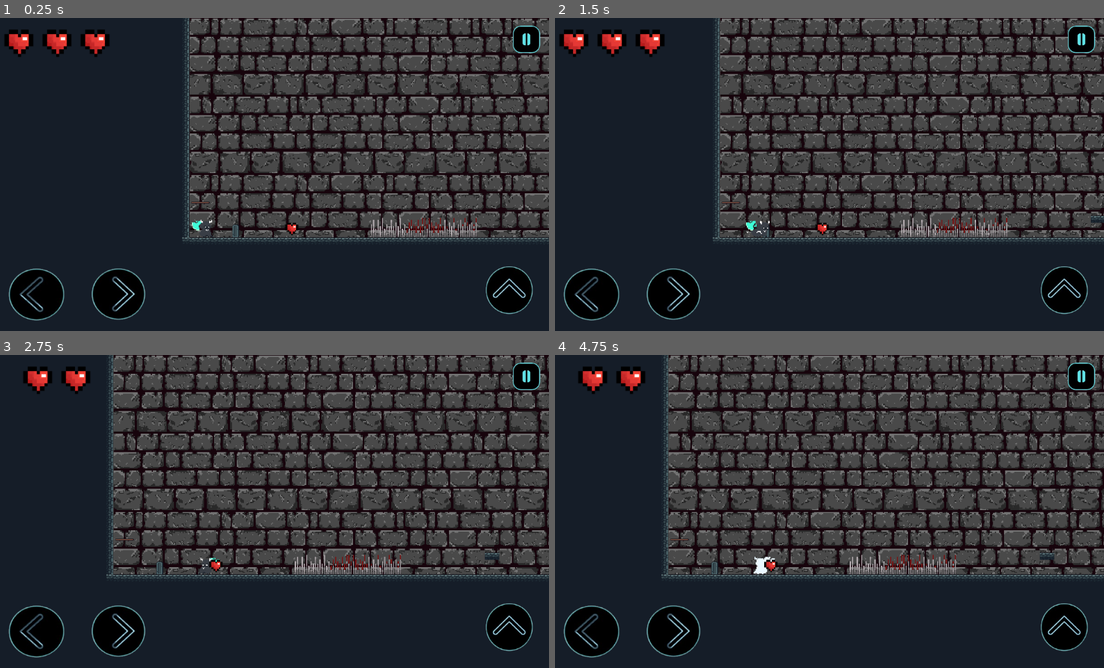
Above: before the commit, frames 1-4 (two rows, left to right).
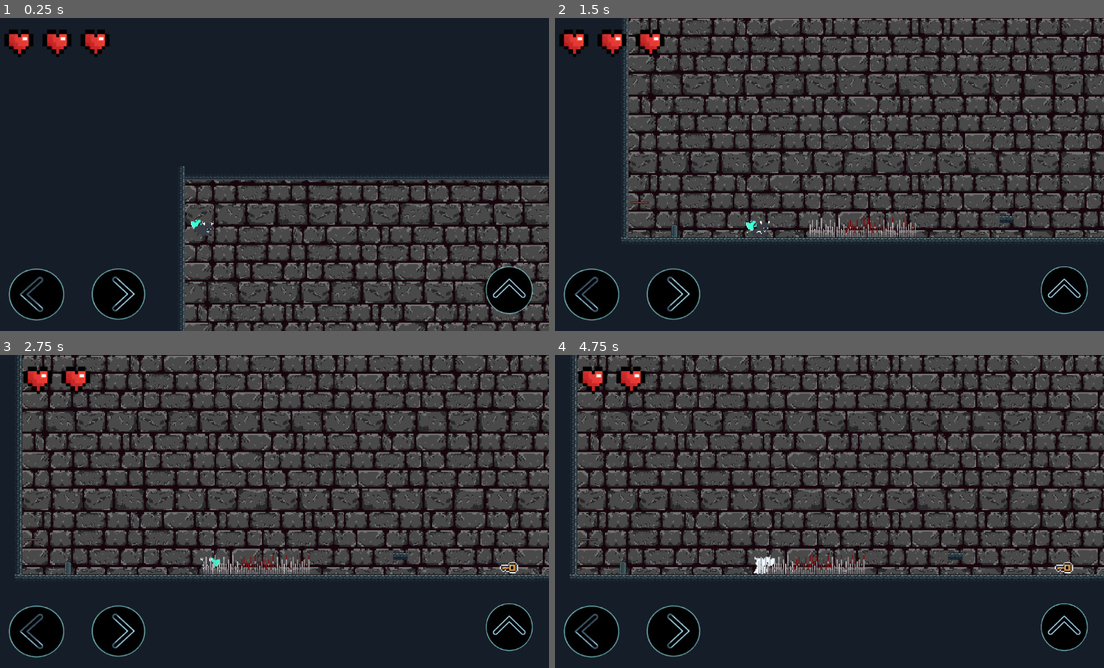
Above: after the commit, the same moments.

Repository: simplelui/rhajlu_prototype
Game: Godot game, scene res://scenes/level/level 1.tscn
Same seed, same stepped clock (60 frames per second), same inputs: the game is played once before the commit and once after it. This scene is started directly instead of the project's main scene.
Inputs:
- Up to frame 1 (0.25 s): no input
- Up to frame 2 (1.5 s): hold D (right) from 0.53 s (still down); tap Z (attack) at 0.6 s; tap Space (jump) at 0.77 s; tap C (dash) at 1.35 s
- Up to frame 3 (2.75 s): tap Space (jump) at 1.52 s; release D (right) at 2.03 s; hold A (left) from 2.03 s (still down); tap Z (attack) at 2.1 s
- Up to frame 4 (4.75 s): tap Enter at 2.75 s; release A (left) at 2.78 s; hold D (right) 2.78-4.28 s; tap C (dash) at 2.85, 4.35 s; tap Space (jump) at 3.02, 3.77, 4.25, 4.52 s; tap Z (attack) at 3.6 s; hold A (left) from 4.28 s (still down)

The runs differ from the first frame. In frame 1, 52% of the frame differs, in the area x 32-100%, y 0-100%; in frame 2, 30%; in frame 3, 32%; in frame 4, 32%.

Commit message:
modified

Diff:
--- a/icon.svg
+++ /dev/null
@@ -1 +0,0 @@
-<svg xmlns="http://www.w3.org/2000/svg" width="128" height="128"><rect width="124" height="124" x="2" y="2" fill="#363d52" stroke="#212532" stroke-width="4" rx="14"/><g fill="#fff" transform="translate(12.322 12.322)scale(.101)"><path d="M105 673v33q407 354 814 0v-33z"/><path fill="#478cbf" d="m105 673 152 14q12 1 15 14l4 67 132 10 8-61q2-11 15-15h162q13 4 15 15l8 61 132-10 4-67q3-13 15-14l152-14V427q30-39 56-81-35-59-83-108-43 20-82 47-40-37-88-64 7-51 8-102-59-28-123-42-26 43-46 89-49-7-98 0-20-46-46-89-64 14-123 42 1 51 8 102-48 27-88 64-39-27-82-47-48 49-83 108 26 42 56 81zm0 33v39c0 276 813 276 814 0v-39l-134 12-5 69q-2 10-14 13l-162 11q-12 0-16-11l-10-65H446l-10 65q-4 11-16 11l-162-11q-12-3-14-13l-5-69z"/><path d="M483 600c0 34 58 34 58 0v-86c0-34-58-34-58 0z"/><circle cx="725" cy="526" r="90"/><circle cx="299" cy="526" r="90"/></g><g fill="#414042" transform="translate(12.322 12.322)scale(.101)"><circle cx="307" cy="532" r="60"/><circle cx="717" cy="532" r="60"/></g></svg>
--- a/project.godot
+++ b/project.godot
@@ -14,7 +14,7 @@
 run/main_scene="uid://drahd8k04l5pm"
 config/features=PackedStringArray("4.4", "Mobile")
 boot_splash/image="uid://dsgk2kx138x5x"
-config/icon="uid://bwmpx5o3mcpnu"
+config/icon="uid://dftpxxoittk3l"
 
 [display]
 
@@ -59,6 +59,10 @@
 pointing/emulate_touch_from_mouse=true
 pointing/emulate_mouse_from_touch=false
 
+[layer_names]
+
+2d_physics/layer_5="spikes"
+
 [rendering]
 
 renderer/rendering_method="mobile"
--- a/scenes/level/level 1.tscn
+++ b/scenes/level/level 1.tscn
@@ -10,7 +10,6 @@
 [ext_resource type="Texture2D" uid="uid://blqibhdp0hanx" path="res://tiles and background/spikes.png" id="7_xnlg4"]
 [ext_resource type="Script" uid="uid://cw1y7ub1jjigx" path="res://scenes/level/area_2d.gd" id="8_xddn7"]
 [ext_resource type="Texture2D" uid="uid://cd4wmfmuge632" path="res://Buttons/6-removebg-preview.png" id="9_agv3t"]
-[ext_resource type="Script" uid="uid://b0gaf8yjlsge2" path="res://scenes/level/area_2d2.gd" id="10_tsqa0"]
 [ext_resource type="Texture2D" uid="uid://cjx07r7qr700t" path="res://Buttons/7-removebg-preview.png" id="12_rdr8t"]
 [ext_resource type="Texture2D" uid="uid://qmcs8mt7fvny" path="res://Buttons/8-removebg-preview.png" id="13_nbfho"]
 
@@ -521,9 +520,6 @@
 [sub_resource type="RectangleShape2D" id="RectangleShape2D_xddn7"]
 size = Vector2(239, 47.5)
 
-[sub_resource type="RectangleShape2D" id="RectangleShape2D_tsqa0"]
-size = Vector2(77.551, 79.8779)
-
 [sub_resource type="StyleBoxFlat" id="StyleBoxFlat_2ei70"]
 bg_color = Color(0.6, 0.6, 0.6, 0)
 
@@ -556,7 +552,7 @@
 tile_set = SubResource("TileSet_1bvp3")
 
 [node name="CharacterBody2D" parent="." instance=ExtResource("3_uobqp")]
-position = Vector2(-146, -6)
+position = Vector2(-136, -496)
 
 [node name="Camera2D" type="Camera2D" parent="CharacterBody2D"]
 position = Vector2(328, 481)
@@ -573,26 +569,12 @@
 texture = ExtResource("7_xnlg4")
 
 [node name="Area2D" type="Area2D" parent="spike"]
+collision_layer = 16
 script = ExtResource("8_xddn7")
 
 [node name="CollisionShape2D" type="CollisionShape2D" parent="spike/Area2D"]
 position = Vector2(527.5, 600.75)
 shape = SubResource("RectangleShape2D_xddn7")
-
-[node name="spike2" type="Node2D" parent="."]
-
-[node name="Sprite2D" type="Sprite2D" parent="spike2"]
-texture_filter = 1
-position = Vector2(229, 604)
-scale = Vector2(0.49, 0.488247)
-texture = ExtResource("6_2ei70")
-
-[node name="Area2D" type="Area2D" parent="spike2/Sprite2D"]
-script = ExtResource("10_tsqa0")
-
-[node name="CollisionShape2D" type="CollisionShape2D" parent="spike2/Sprite2D/Area2D"]
-position = Vector2(-4.08163, -5.12048)
-shape = SubResource("RectangleShape2D_tsqa0")
 
 [node name="CanvasLayer" type="CanvasLayer" parent="."]
 
@@ -638,10 +620,15 @@
 expand_mode = 2
 
 [node name="Control" type="Control" parent="CanvasLayer"]
+visible = false
 layout_mode = 3
 anchors_preset = 15
 anchor_right = 1.0
 anchor_bottom = 1.0
+offset_left = -2.0
+offset_top = -35.0
+offset_right = -2.0
+offset_bottom = -35.0
 grow_horizontal = 2
 grow_vertical = 2
 
@@ -662,6 +649,7 @@
 [node name="TouchControl" parent="CanvasLayer/Control" instance=ExtResource("6_u557f")]
 
 [node name="Pause" type="Control" parent="CanvasLayer"]
+visible = false
 layout_mode = 3
 anchors_preset = 15
 anchor_right = 1.0
@@ -740,8 +728,8 @@
 vertical_alignment = 1
 metadata/_edit_use_anchors_ = true
 
+[connection signal="body_entered" from="spike/Area2D" to="CharacterBody2D" method="_on_area_2d_body_entered"]
 [connection signal="body_entered" from="spike/Area2D" to="spike/Area2D" method="_on_body_entered"]
-[connection signal="body_entered" from="spike2/Sprite2D/Area2D" to="spike2/Sprite2D/Area2D" method="_on_body_entered"]
 [connection signal="pressed" from="CanvasLayer/Control/Container/Pausing" to="CanvasLayer/Pause" method="_on_pausing_pressed"]
 [connection signal="pressed" from="CanvasLayer/Pause/PausePanel/Container/Resume" to="CanvasLayer/Pause" method="_on_resume_pressed"]
 [connection signal="pressed" from="CanvasLayer/Pause/PausePanel/Container2/Menu" to="CanvasLayer/Pause" method="_on_menu_pressed"]
Binary file added: Icon.png
Not shown, changed: Icon.png.import
Not shown: 1 places in scenes/level/level 1.tscn that only renumber resources
